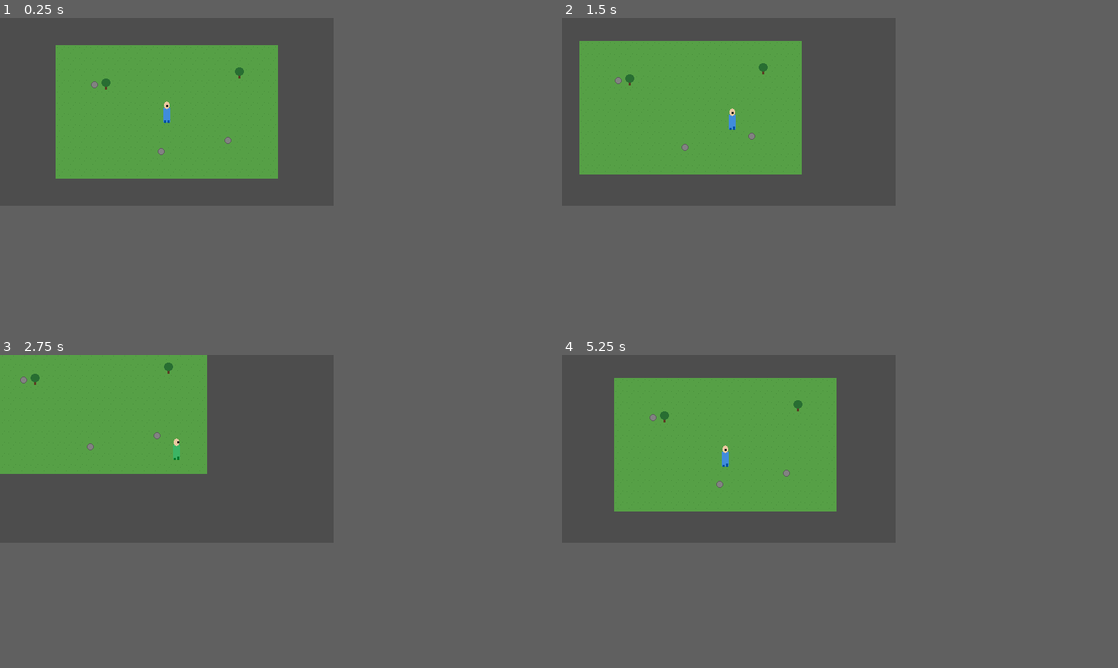
Above: before the commit, frames 1-4 (two rows, left to right).
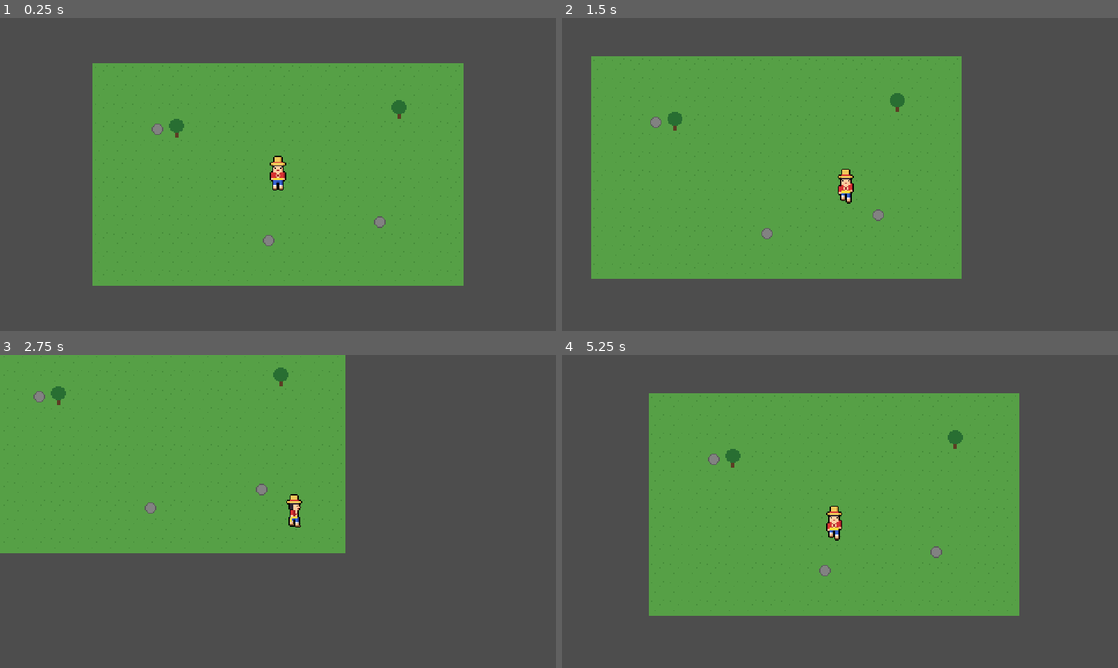
Above: after the commit, the same moments.

Repository: B-Manish/One-piece-game
Game: Godot game, scene res://scenes/main.tscn
Same seed, same stepped clock (60 frames per second), same inputs: the game is played once before the commit and once after it.
Inputs:
- Up to frame 1 (0.25 s): no input
- Up to frame 2 (1.5 s): tap Enter at 0.5 s; hold D (move_right) 0.53-1.28 s; hold S (move_down) from 1.28 s (still down)
- Up to frame 3 (2.75 s): release S (move_down) at 2.03 s; hold D (move_right) from 2.03 s (still down)
- Up to frame 4 (5.25 s): release D (move_right) at 2.78 s; hold W (move_up) 2.78-3.53 s; hold A (move_left) 3.53-5.03 s; hold S (move_down) from 5.03 s (still down)
In our replay, the window is 480x270 before the commit and 800x450 after it. These sizes can differ from the game's own. Grey fills any space a smaller window leaves; there, only what the larger window draws over its background counts as a difference.

The runs differ from the first frame. In frame 1, 40% of the frame differs, in the area x 10-84%, y 8-86%; in frame 2, 36%; in frame 3, 26%; in frame 4, 39%.

Commit message:
Add player and child Luffy sprite sheets, update tileset and project configuration

Diff:
--- a/assets/tiles/tileset.tres
+++ b/assets/tiles/tileset.tres
@@ -1,6 +1,6 @@
-[gd_resource type="TileSet" format=3]
+[gd_resource type="TileSet" format=3 uid="uid://b2tklghy8tren"]
 
-[ext_resource type="Texture2D" path="res://assets/tiles/tileset.png" id="1_ksvmg"]
+[ext_resource type="Texture2D" uid="uid://dtr65r6t8u65q" path="res://assets/tiles/tileset.png" id="1_ksvmg"]
 
 [sub_resource type="TileSetAtlasSource" id="TileSetAtlasSource_yjwyg"]
 texture = ExtResource("1_ksvmg")
--- a/project.godot
+++ b/project.godot
@@ -19,6 +19,8 @@
 
 window/size/viewport_width=480
 window/size/viewport_height=270
+window/size/window_width_override=1920
+window/size/window_height_override=1080
 window/stretch/mode="canvas_items"
 window/stretch/aspect="keep"
 window/stretch/scale_mode="integer"
Binary file changed: assets/sprites/player/player_sheet.png
Binary file added: assets/sprites/player_child/player_sheet.png
Binary file added: childuffy.jpg
Binary file added: luffy.png
Binary file added: tools/child_luffy.aseprite
Not shown, added: tools/make_child_luffy_sprites.py
Not shown, added: tools/make_luffy_sprites.py
